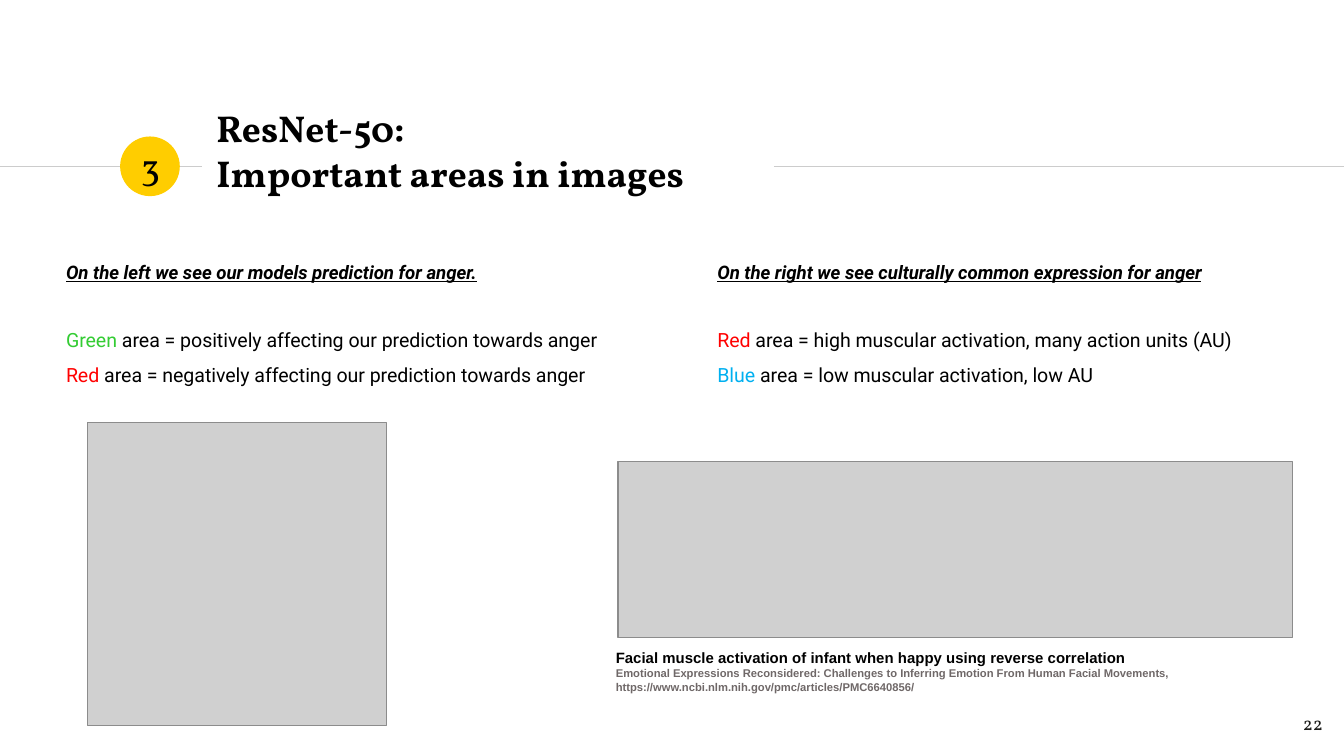
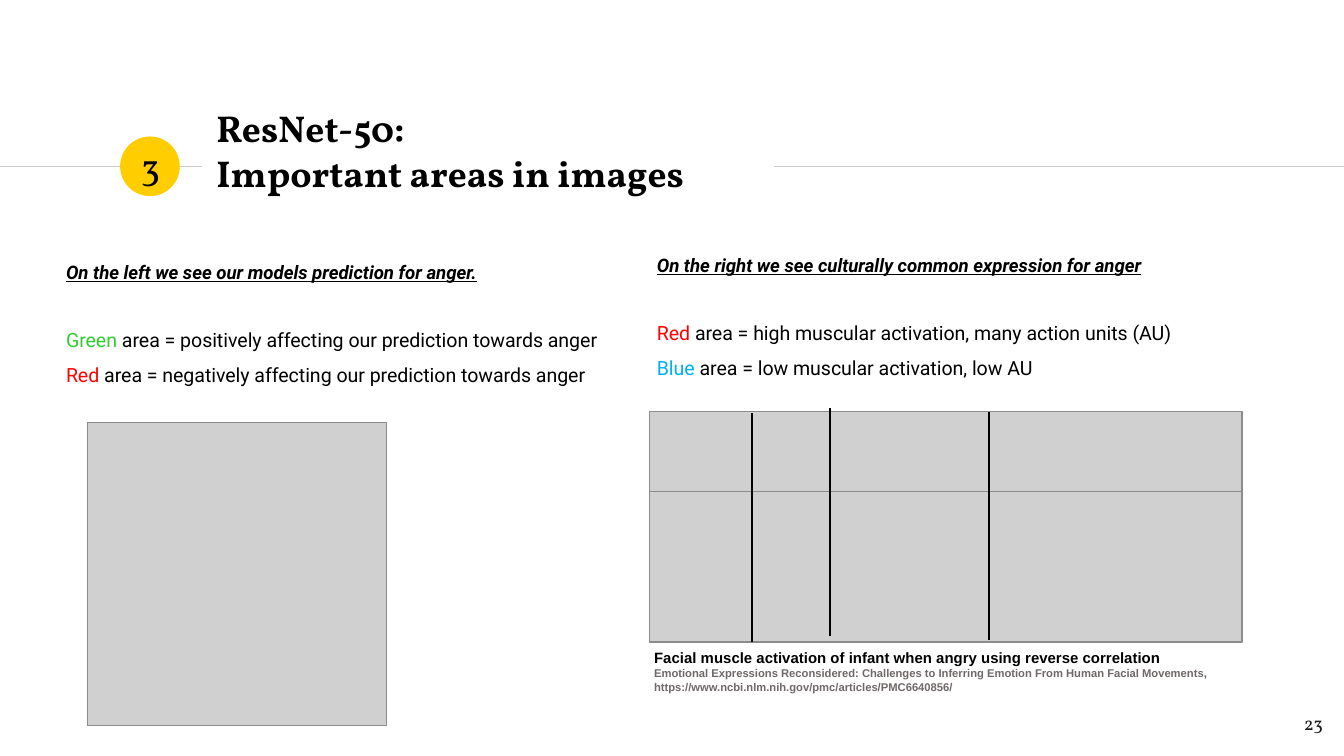
Before and after one commit to TeemuSo/Loop-Q-prize, a slide deck: slide 23 of reports/Sormunen, Teemu_Overview.pptx (slide 22 before the commit). Drawn at 1344x756 pixels with LibreOffice and Linux fonts; fonts in the diff are those of the drawing; grey boxes stand for pictures. Boxes give left, top, right and bottom in pixels: in the first picture for what was removed or moved away, otherwise in the second. Text is boxed around its words. In the diff, an @@ line names an element or a change of style, - is before the commit and + after.

```diff
--- a/reports/Sormunen, Teemu_Overview.pptx
+++ b/reports/Sormunen, Teemu_Overview.pptx
@@ text "On the right we see ...": place and size @@
-text "On the right we see ..." at (717,264,1232,385)
+text "On the right we see ..." at (657,257,1172,378)
@@ group added at (649,407,1242,642): 3 lines, 1 picture @@
@@ picture: place and size @@
-picture at (618,461,1293,637)
+picture at (649,492,1242,642)
@@ text "Facial muscle activation of infant ...": place and size @@
-text "Facial muscle activation of infant ..." at (616,652,1169,694)
+text "Facial muscle activation of infant ..." at (654,652,1207,694)
@@ text at (654,652,1160,666): text changed @@
-Facial muscle activation of infant when happy using reverse correlation
+Facial muscle activation of infant when angry using reverse correlation
@@ page number at (1304,720,1323,733): text changed @@
-22
+23
```
Also in this commit, not shown: 16 other slides changed, 1 slide added.
